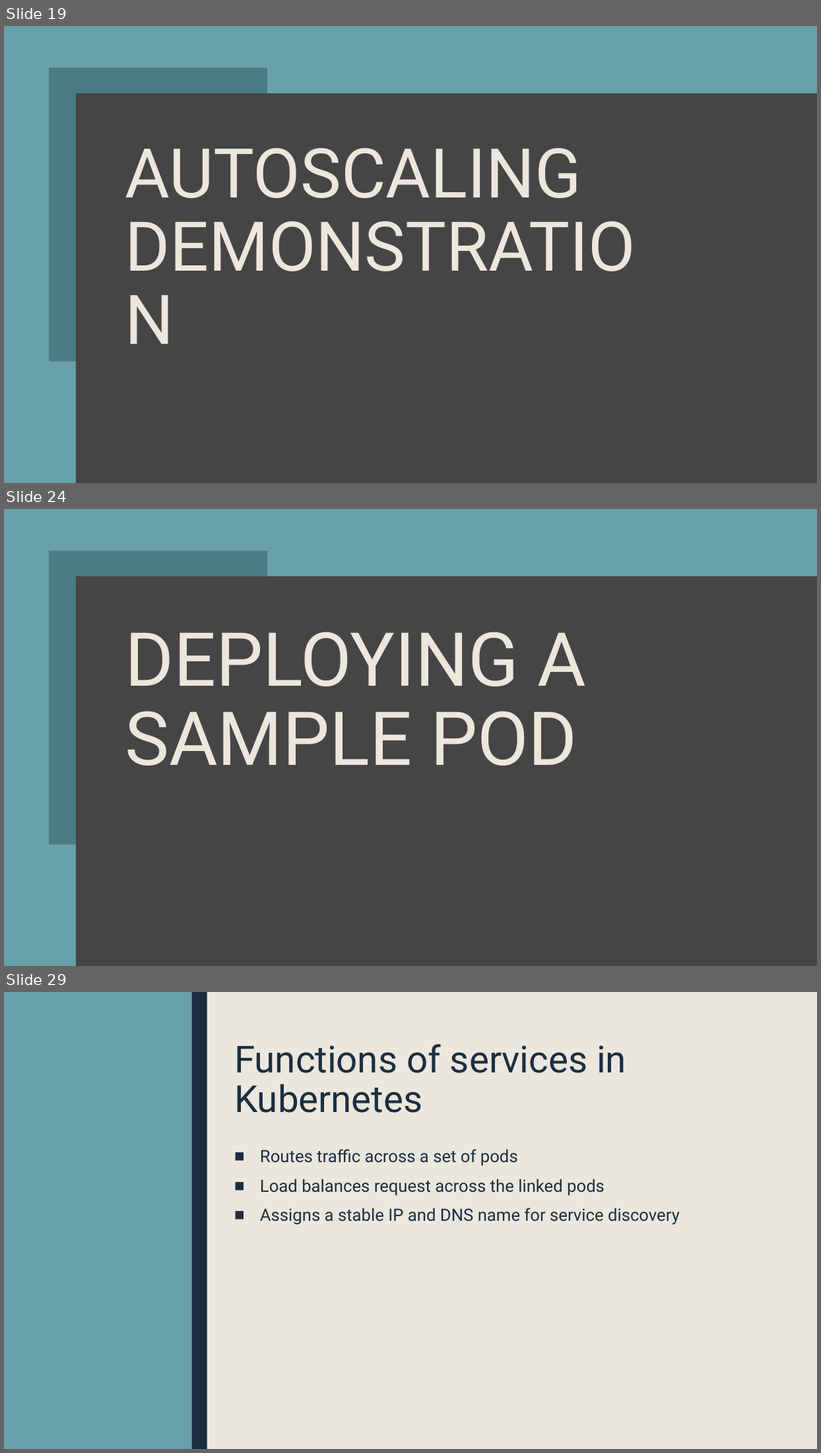
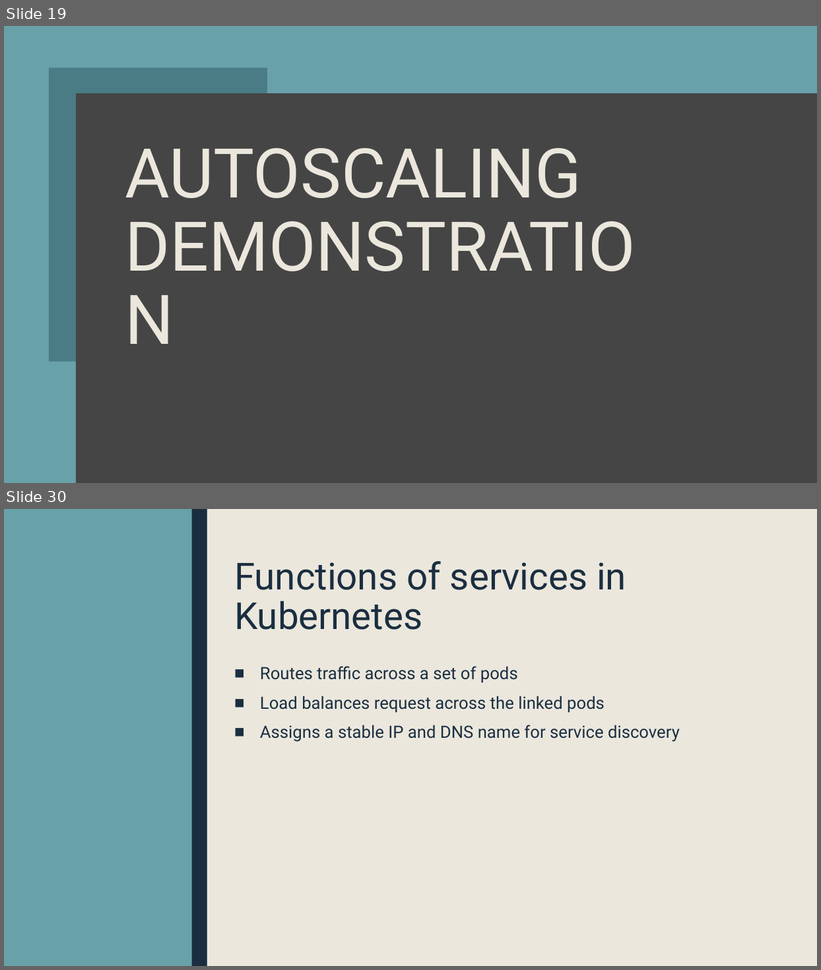
Before and after one commit to sebivenlo/ESD-2023-Kubernetes, a slide deck: presentation/Kubernetes.pptx. Shown one above the other, each under a label of ours: slides 19, 24 and 29 before the commit, slides 19 and 30 after it; the slides between them are not shown. The pictures are 821x1453 and 821x970 pixels, drawn with LibreOffice and Linux fonts; fonts in the diff are those of the drawing. Boxes give left, top, right and bottom in pixels: in the first picture for what was removed or moved away, otherwise in the second. Text is boxed around its words. In the diff, an @@ line names an element or a change of style, - is before the commit and + after.

```diff
--- a/presentation/Kubernetes.pptx
+++ b/presentation/Kubernetes.pptx
@@ slide 24 removed at (4, 509, 817, 966), background #454545; not listed: 1 template element that a slide beside it also shows @@
@@ rectangle removed at (4, 509, 817, 966) @@
@@ freeform shape removed at (48, 551, 267, 845) @@
@@ rectangle removed at (76, 576, 817, 966) @@
@@ title removed at (125, 632, 587, 766) @@
-DEPLOYING A SAMPLE POD
@@ what was slide 29 is now slide 30 @@
```
Also in this commit, not shown: 6 slides changed, 2 slides added.
